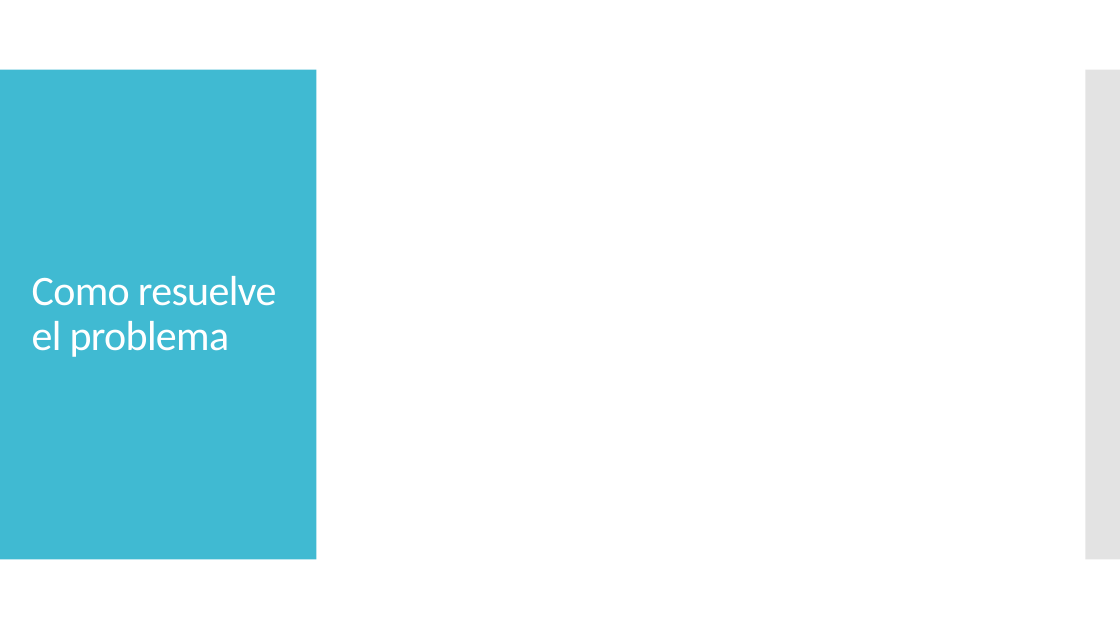
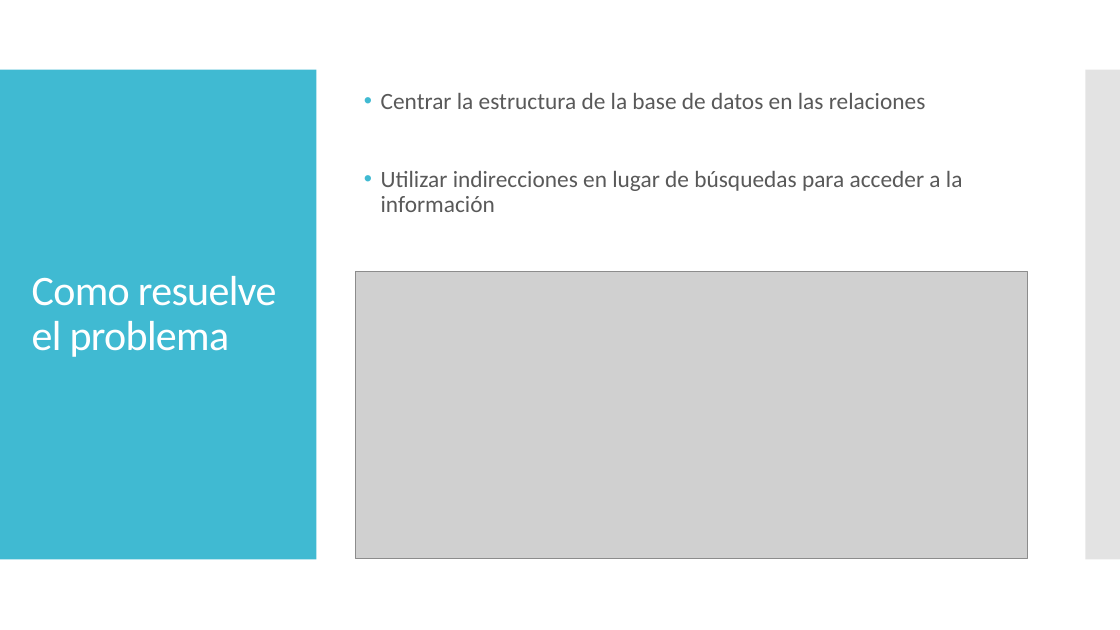
Before and after one commit to JuanCasado/ADVANCED_DATABASES, a slide deck: slide 4 of PRESENTATION/neo4j.pptx (slide 5 before the commit). Drawn at 1120x630 pixels with LibreOffice and Linux fonts; fonts in the diff are those of the drawing; grey boxes stand for pictures. Boxes give left, top, right and bottom in pixels: in the first picture for what was removed or moved away, otherwise in the second. Text is boxed around its words. In the diff, an @@ line names an element or a change of style, - is before the commit and + after.

```diff
--- a/PRESENTATION/neo4j.pptx
+++ b/PRESENTATION/neo4j.pptx
@@ text added at (381, 93, 963, 212), 20 pt, text #595959 @@
+• Centrar la estructura de la base de datos en las relaciones
+• Utilizar indirecciones en lugar de búsquedas para acceder a la información
@@ picture added at (355, 271, 1028, 559) @@
```
Also in this commit, not shown: 1 other slide changed, 7 slides added, 4 slides removed, 9 other files.
